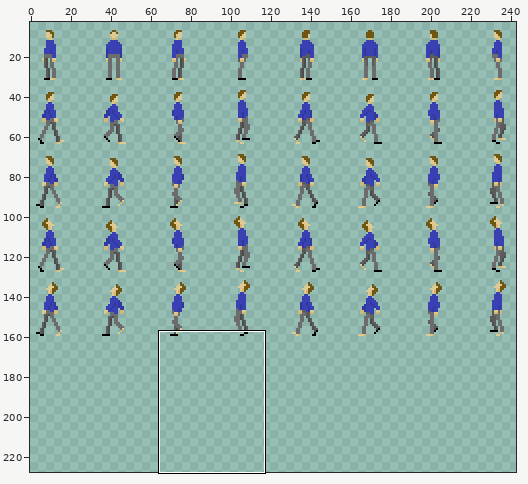
Edited in one commit: sprite sheet (assets/manSpritesheet.png). Above, an overview of the earlier version with the close-up marked.
Close-up. Before the edit:
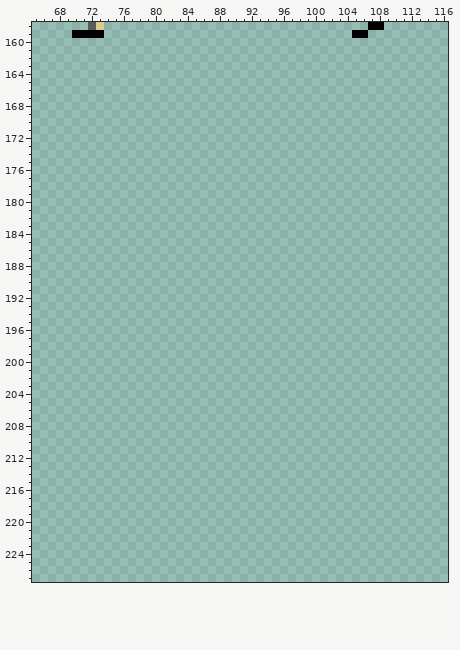
The file is 256x256 pixels. Pixels under 10% opacity are left out. Colours within 5 levels of each other are drawn and written as one. Shown: x 65..116, y 158..227. The wide view leaves out empty margins. The commit also changed other parts of the picture, which this record leaves out.
After:
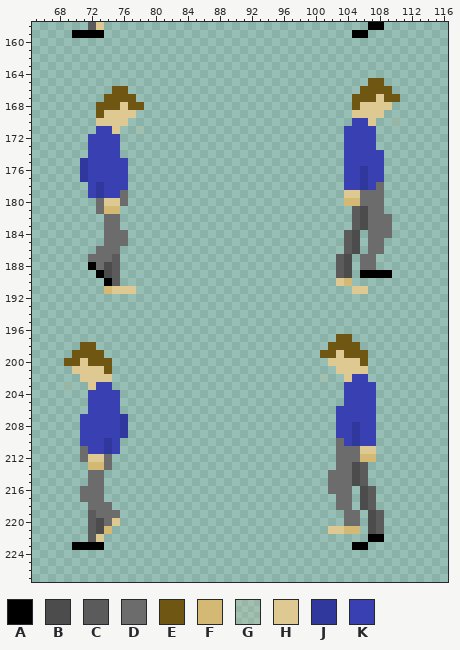
Palette (. is transparent): A #000000  B #4c4c4c  C #5b5b5b  D #6c6c6c  E #6f5613  F #d4b974  G #dec99328  H #dec993  J #31389d  K #3840b2
Changes in this commit:
@@ x 65..116 @@
 164 ....................................................
-165 ....................................................
-166 ....................................................
-167 ....................................................
-168 ....................................................
-169 ....................................................
-170 ....................................................
-171 ....................................................
-172 ....................................................
-173 ....................................................
-174 ....................................................
-175 ....................................................
-176 ....................................................
-177 ....................................................
-178 ....................................................
-179 ....................................................
-180 ....................................................
-181 ....................................................
-182 ....................................................
-183 ....................................................
-184 ....................................................
-185 ....................................................
-186 ....................................................
-187 ....................................................
-188 ....................................................
-189 ....................................................
-190 ....................................................
-191 ....................................................
+165 ..........................................EE........
+166 ..........EE.............................EEEE.......
+167 .........EEEE...........................EEEHEE......
+168 ........EEEHEE..........................EHHHH.......
+169 ........EHHHH...........................HHHH........
+170 ........HHHH............................KKH..G......
+171 ........KKH..G.........................KKKK.........
+172 .......KKKK............................KKKK.........
+173 .......KKKK............................KKKK.........
+174 .......KKKK............................KKKKK........
+175 ......JKKKKK...........................KKKKK........
+176 ......JKKKKK...........................KKJKK........
+177 ......JKKKKK...........................KKJKK........
+178 .......KJKKK...........................KKJKD........
+179 .......KJKKD...........................HHDDD........
+180 ........DHHD...........................FFDDD........
+181 ........DFF.............................CBDD........
+182 .........DD.............................CBDDD.......
+183 .........DD.............................CBDDD.......
+184 .........DDD...........................CB.DDD.......
+185 .........DDD...........................CB.DD........
+186 ........DDD............................CB.DD........
+187 .......DDDC...........................CB.DD.........
+188 .......ADBC...........................CB.DD.........
+189 ........ABC...........................CB.AAAA.......
+190 .........AC...........................HF............
+191 .........FHHH...........................HH..........
 192 ....................................................
@@ x 65..116 @@
 196 ....................................................
-197 ....................................................
-198 ....................................................
-199 ....................................................
-200 ....................................................
-201 ....................................................
-202 ....................................................
-203 ....................................................
-204 ....................................................
-205 ....................................................
-206 ....................................................
-207 ....................................................
-208 ....................................................
-209 ....................................................
-210 ....................................................
-211 ....................................................
-212 ....................................................
-213 ....................................................
-214 ....................................................
-215 ....................................................
-216 ....................................................
-217 ....................................................
-218 ....................................................
-219 ....................................................
-220 ....................................................
-221 ....................................................
-222 ....................................................
-223 ....................................................
+197 ......................................EE............
+198 ......EE.............................EEEE...........
+199 .....EEEE...........................EEHEEE..........
+200 ....EEHEEE...........................HHHHE..........
+201 .....HHHHE............................HHHH..........
+202 ......HHHH..........................G..HKK..........
+203 ....G..HKK.............................KKKK.........
+204 .......KKKK............................KKKK.........
+205 .......KKKK............................KKKK.........
+206 .......KKKK...........................KKKKK.........
+207 ......KKKKKJ..........................KKKKK.........
+208 ......KKKKKJ..........................KKJKK.........
+209 ......KKKKKJ..........................KKJKK.........
+210 ......KKKJK...........................DKJKK.........
+211 ......DKKJK...........................DDDHH.........
+212 ......DHHD............................DDDFF.........
+213 .......FFD............................DDBC..........
+214 .......DD............................DDDBC..........
+215 .......DD............................DDDBC..........
+216 ......DDD............................DDD.BC.........
+217 ......DDD.............................DD.BC.........
+218 .......DDD............................DD.BC.........
+219 .......CDDD............................DD.BC........
+220 .......CBDH............................DD.BC........
+221 .......CBF...........................HHFF.BC........
+222 .......CH.................................AA........
+223 .....AAAA...............................AA..........
 224 ....................................................
Pixel boxes of the changes (left, top, right, bottom) in both close-ups:
added: (336, 78, 400, 294)
added: (80, 86, 144, 294)
added: (320, 334, 384, 550)
added: (64, 342, 128, 550)
